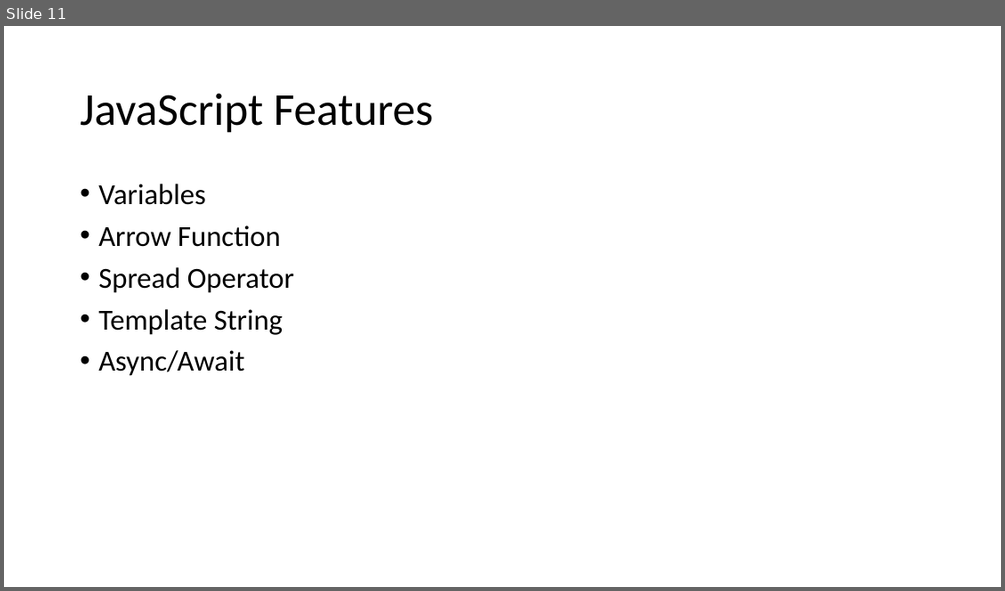
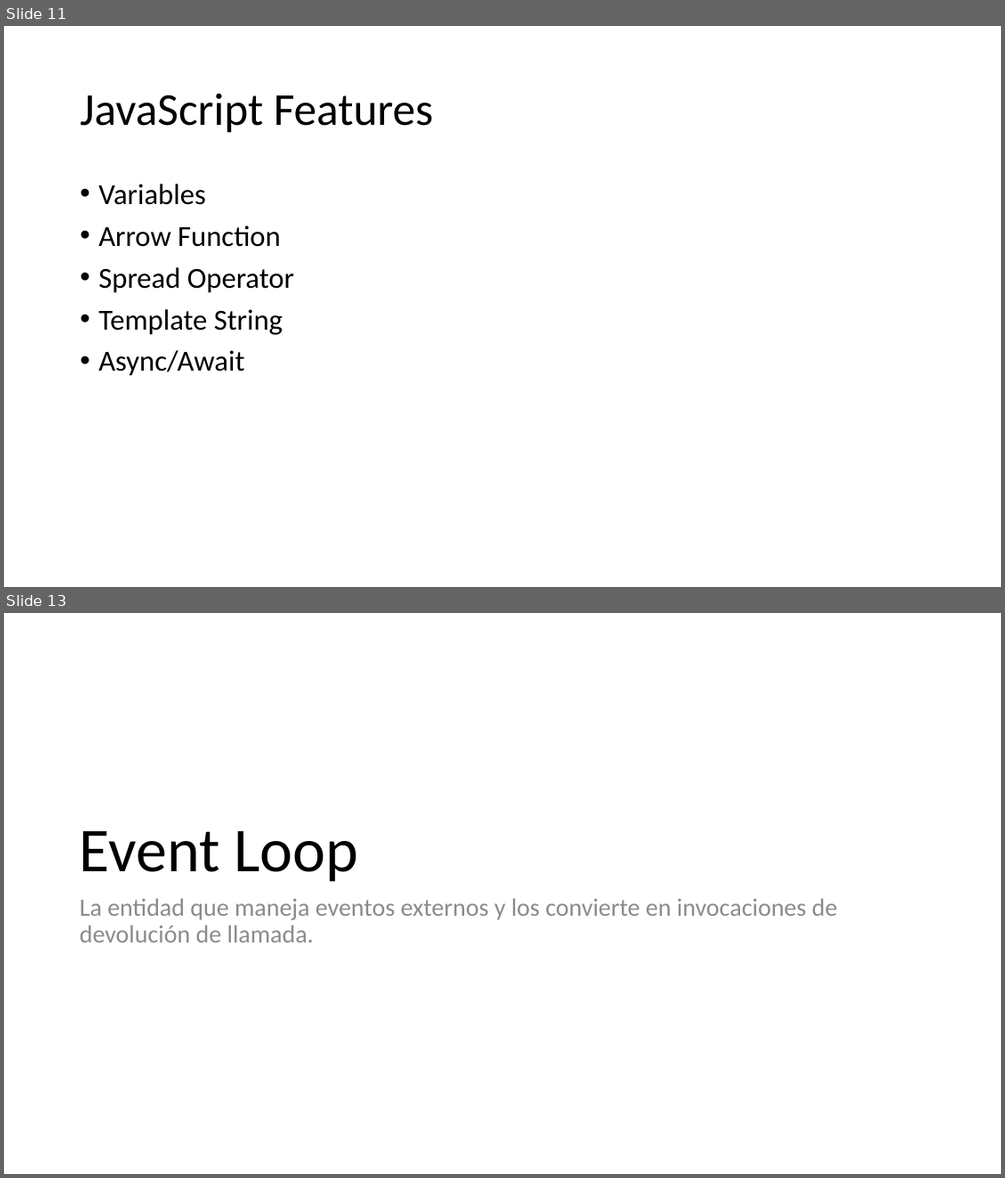
Before and after one commit to germankuber/NodeJs-Workshop, a slide deck: Presentation.pptx. Shown one above the other, each under a label of ours: slide 11 before the commit, slides 11 and 13 after it; the slides between them are not shown. The pictures are 1005x591 and 1005x1178 pixels, drawn with LibreOffice and Linux fonts; fonts in the diff are those of the drawing. Boxes give left, top, right and bottom in pixels: in the first picture for what was removed or moved away, otherwise in the second. Text is boxed around its words. In the diff, an @@ line names an element or a change of style, - is before the commit and + after.

Commit message:
Add event loop ppts and examples

```diff
--- a/Presentation.pptx
+++ b/Presentation.pptx
@@ slide 13 added at bbox=[4, 613, 1001, 1174], background #FFFFFF @@
@@ title added at bbox=[80, 831, 358, 882], 60 pt, text #000000 @@
+Event Loop
@@ text added at bbox=[80, 898, 838, 942], 24 pt, text #8C8C8C @@
+La entidad que maneja eventos externos y los convierte en invocaciones de devolución de llamada.
```
Also in this commit, not shown: 7 other slides added, 3 other files.
